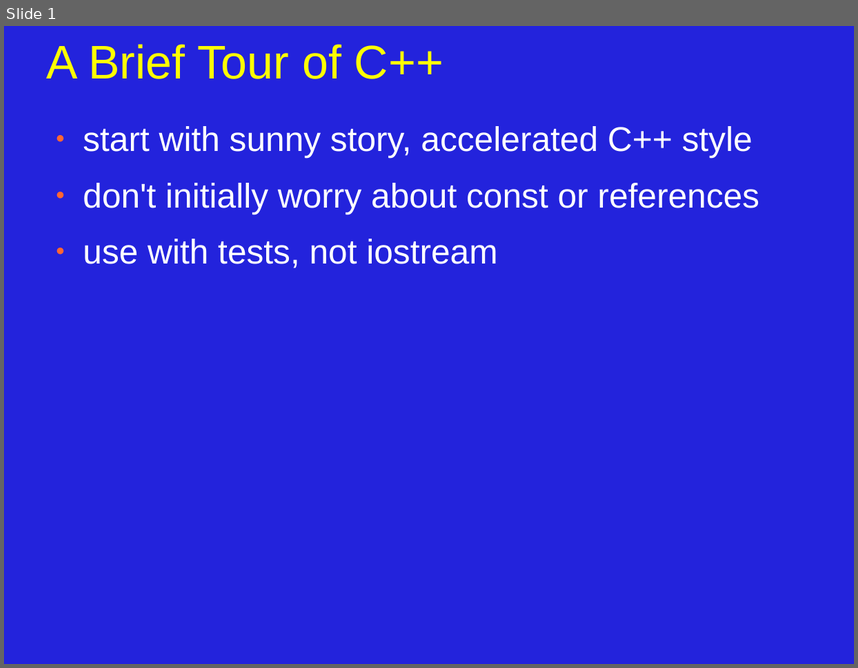
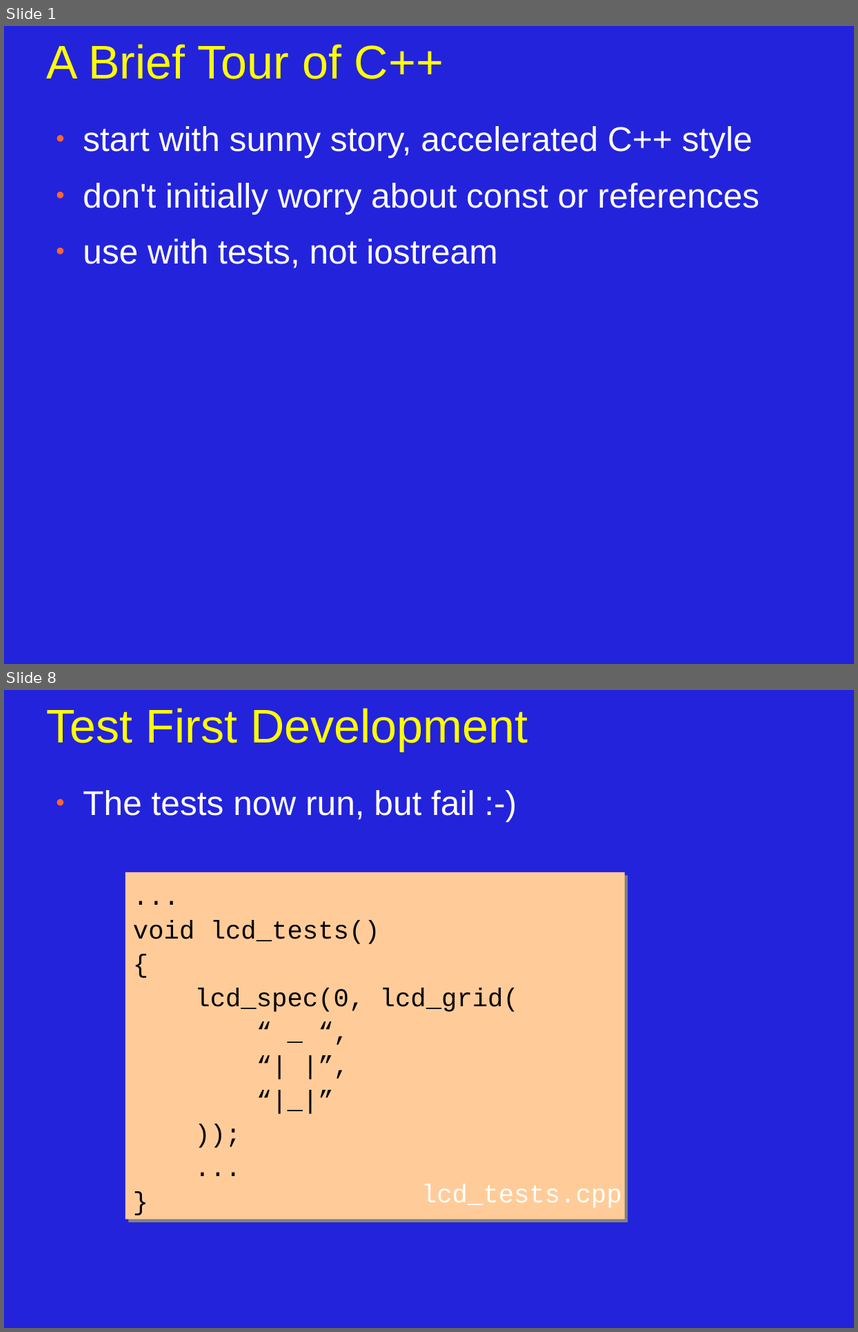
Before and after one commit to JonJagger/two-day-courses, a slide deck: cppf/02_Brief_Tour_of_C++.odp. Shown one above the other, each under a label of ours: slide 1 before the commit, slides 1 and 8 after it; the slides between them are not shown. The pictures are 858x668 and 858x1332 pixels, drawn with LibreOffice and Linux fonts; fonts in the diff are those of the drawing. Boxes give left, top, right and bottom in pixels: in the first picture for what was removed or moved away, otherwise in the second. Text is boxed around its words. In the diff, an @@ line names an element or a change of style, - is before the commit and + after.

Commit message:
ch 2 tour first cut

```diff
--- a/cppf/02_Brief_Tour_of_C++.odp
+++ b/cppf/02_Brief_Tour_of_C++.odp
@@ slide 8 added at (4, 690, 854, 1328), background #2323DC @@
@@ title added at (47, 708, 528, 751), 44 pt, text #FFFF00 @@
+Test First Development
@@ text added at (83, 790, 475, 820), 32 pt, text #FFFFFF @@
+● The tests now run, but fail :-)
@@ rectangle added at (126, 872, 625, 1219), fill #FFCC99, 24 pt, text #000000 @@
+...
+void lcd_tests()
+{
+lcd_spec(0, lcd_grid(
+“ _ “,
+“| |”,
+“|_|”
+));
+...
+}
@@ text added at (421, 1183, 622, 1208), 24 pt, text #FFFFFF @@
+lcd_tests.cpp
```
Also in this commit, not shown: 9 other slides added, 1 slide removed.
